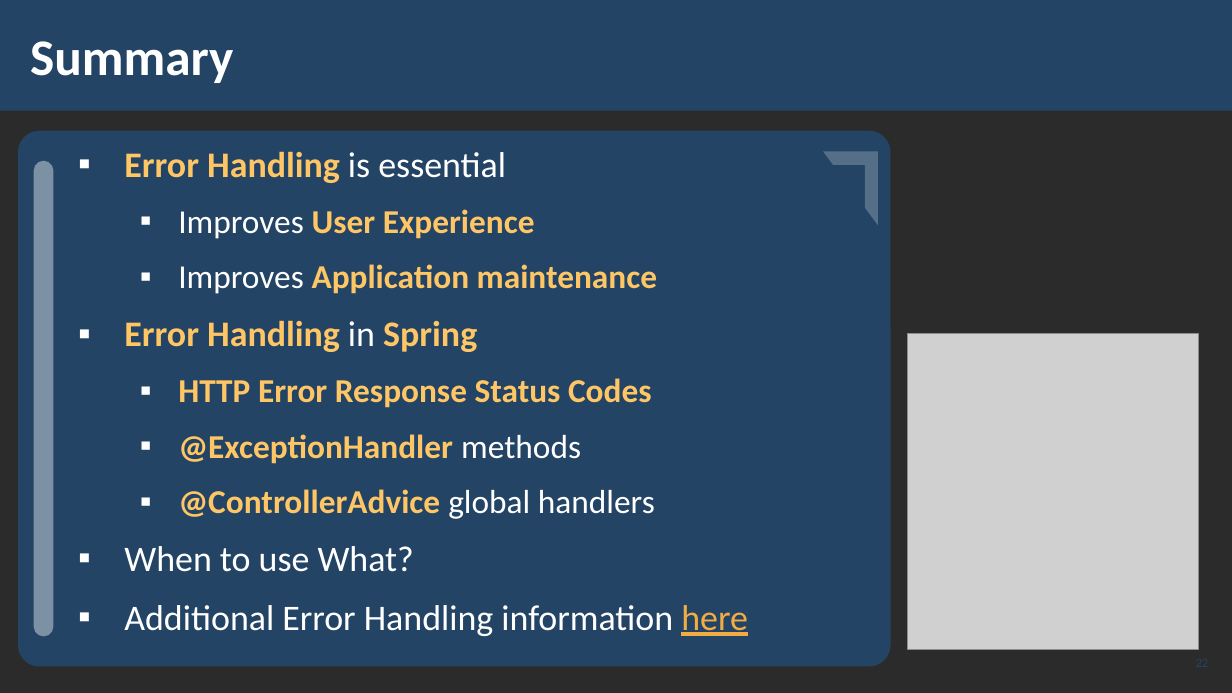
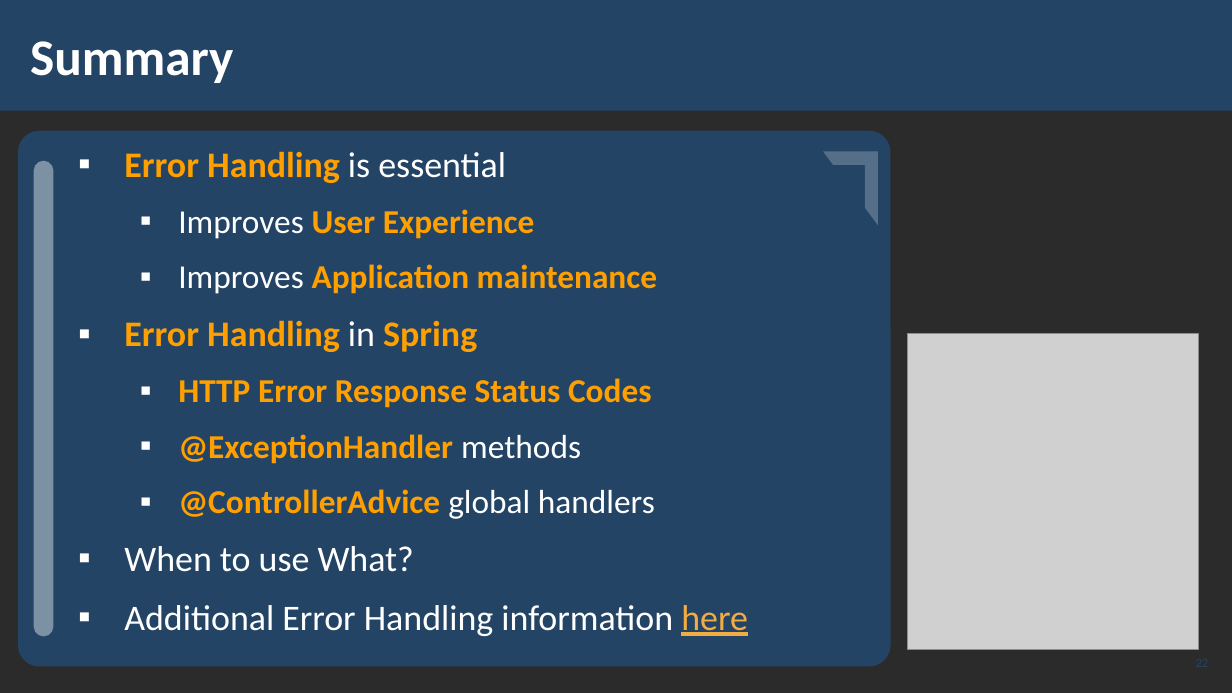
Before and after one commit to pnkosev/java-spring, a slide deck: slide 22 of ++presentations/05. Java-MVC-Frameworks-Error-Handling.pptx. Drawn at 1232x693 pixels with LibreOffice and Linux fonts; fonts in the diff are those of the drawing; grey boxes stand for pictures; background and template pictures are left out; a plain dark background stands for a picture behind light text. Boxes give left, top, right and bottom in pixels: in the first picture for what was removed or moved away, otherwise in the second. Text is boxed around its words. In the diff, an @@ line names an element or a change of style, - is before the commit and + after.

Commit message:
Adding error handling

```diff
--- a/++presentations/05. Java-MVC-Frameworks-Error-Handling.pptx
+++ b/++presentations/05. Java-MVC-Frameworks-Error-Handling.pptx
@@ text at [124, 151, 657, 519]: text colour #FFC666 to #FFA000 in "Error Handling", "User Experience", "Application maintenance", "Error Handling Spring" and 3 more places @@
```
Also in this commit, not shown: 9 other slides changed, 2 other files.
